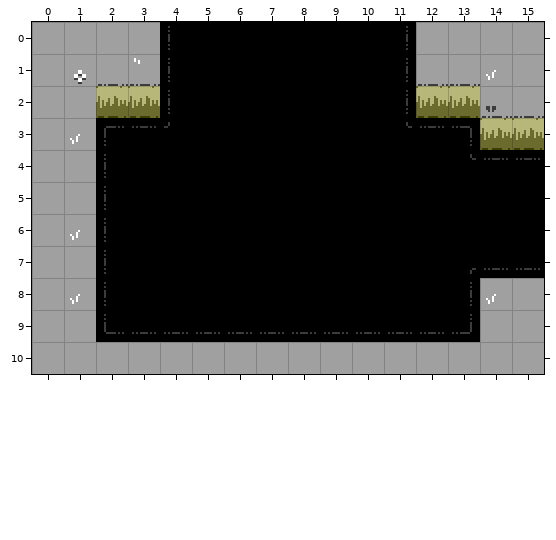
Level history. Tiled map: art/rooms/GrassyTest_Standard_NE.tmx. The picture above was drawn from the file before the commit.
Cells are 16x16 px. Shown: x 0..15, y 0..10.
The result:
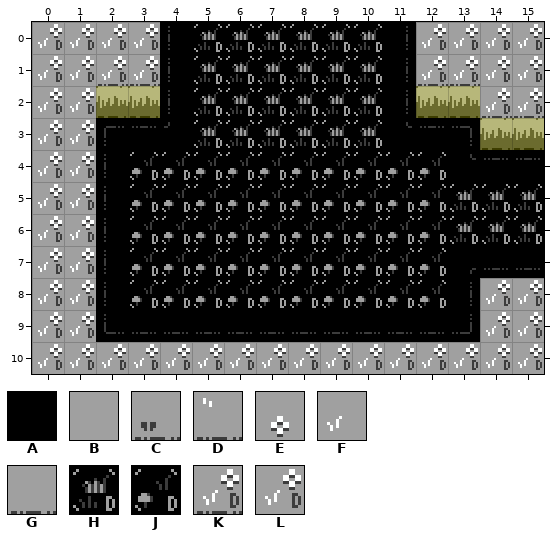
Key: from "DiscoFloorTiles": A 0 "floor"; from "MapTiles": B 2 "map", C 18 "map", D 21 "map", E 22 "map", F 23 "map", G 24 "map"; from "TechnicalTiles": H 1 "detail", J 3 "detail", K 17 "detail", L 18 "detail".
_ is an empty cell.
Tiles replaced or removed in this view: A, B, C, D, E, F, G.
Log entry: Add in a bunch of technical tiles in prep for the new room/floor gen
From old to new:
Changed rows in their new state; . is an unchanged cell.
Layer "Base":
first column x 0:
 0 LLLL.HHHHHH.LLLL
 1 LLKK.HHHHHH.KKLL
 2 LL...HHHHHH...KK
 3 LL...HHHHHH.....
 4 LL.JJJJJJJJJJ...
 5 LL.JJJJJJJJJJHHH
 6 LL.JJJJJJJJJJHHH
 7 LL.JJJJJJJJJJ...
 8 LL.JJJJJJJJJJ.LL
 9 LL............LL
10 LLLLLLLLLLLLLLLL
